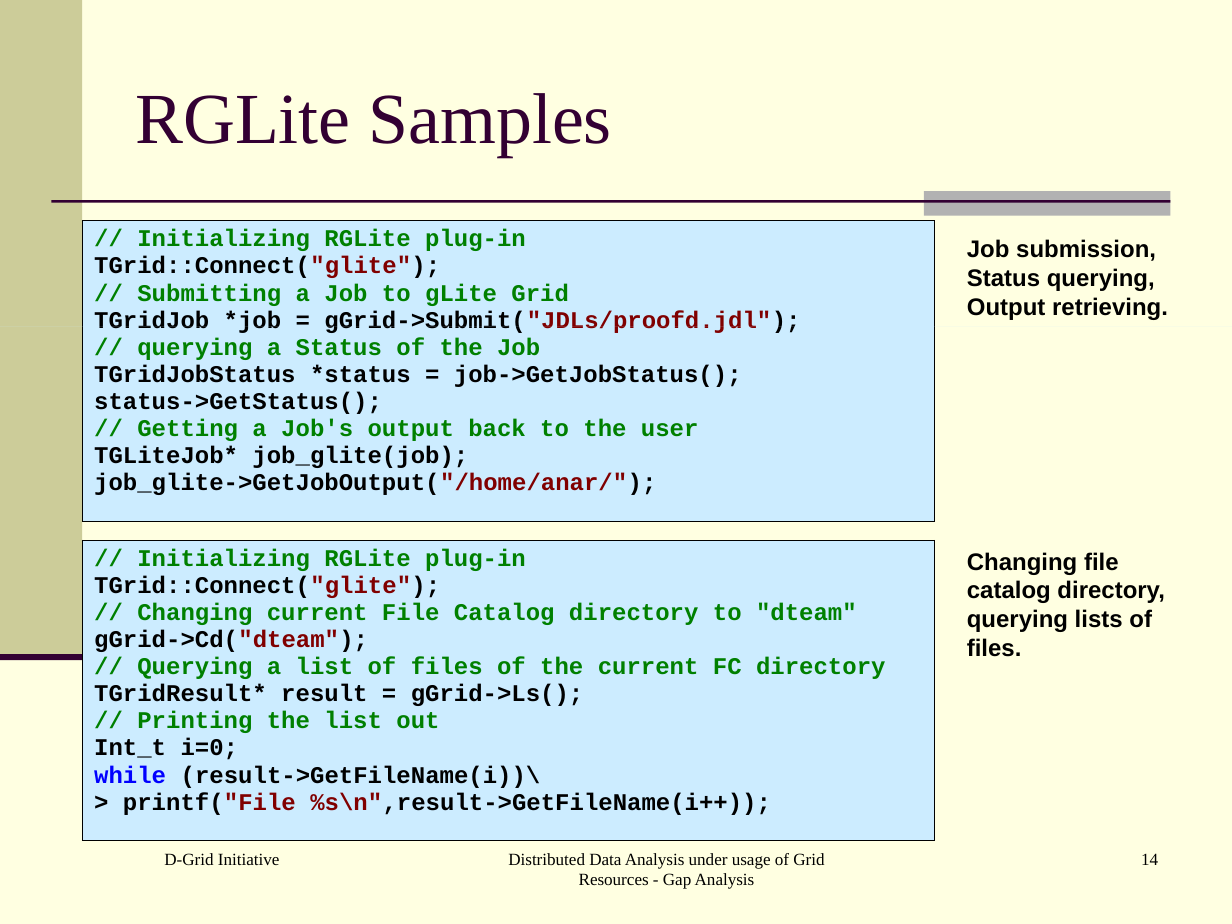
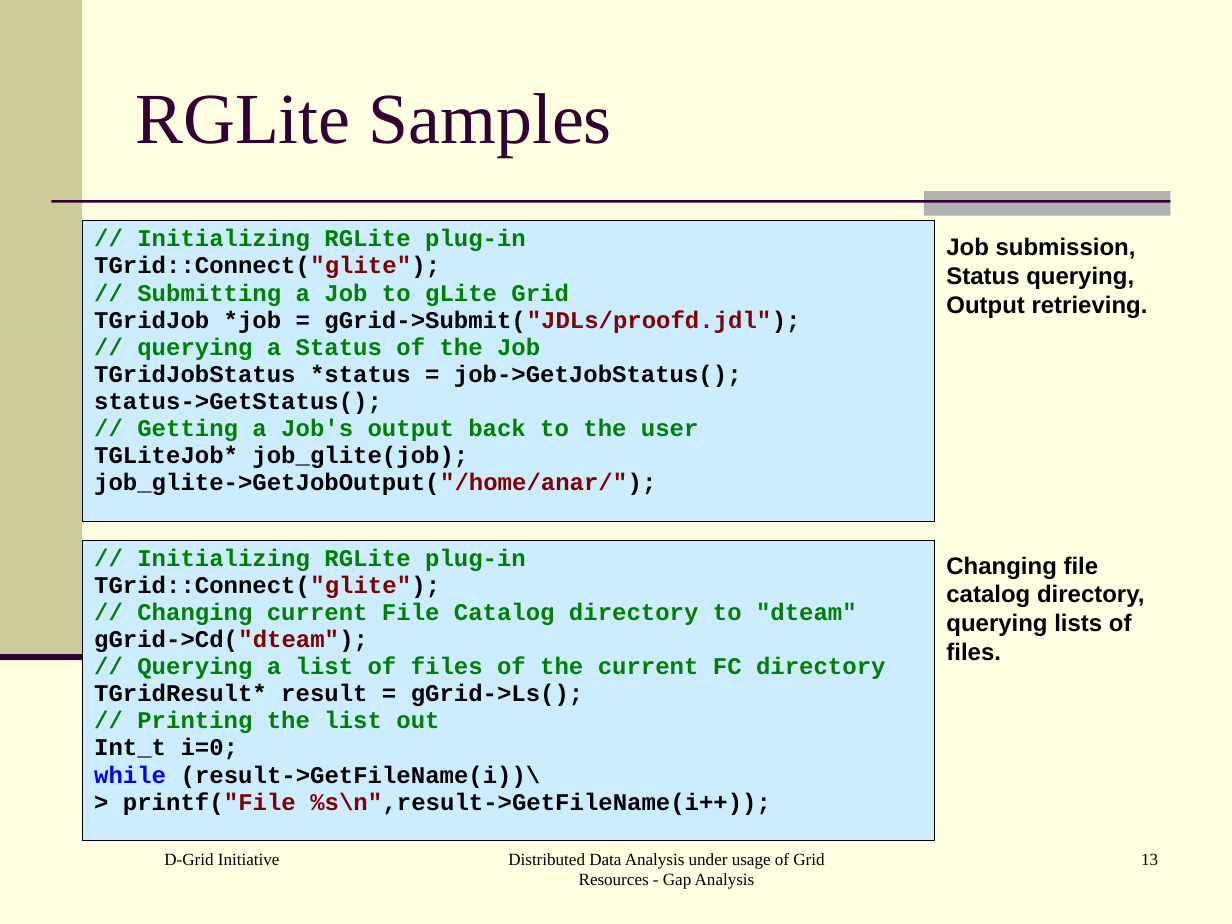
Before and after one commit to AnarManafov/PoDDocumentation, a slide deck: slide 13 of HEPCG-Workshops/2006-Nov/HEPCG-Workshops-2006-Nov.ppt (slide 14 before the commit). Drawn at 1232x924 pixels with LibreOffice and Linux fonts; fonts in the diff are those of the drawing. Boxes give left, top, right and bottom in pixels: in the first picture for what was removed or moved away, otherwise in the second. Text is boxed around its words. In the diff, an @@ line names an element or a change of style, - is before the commit and + after.

```diff
--- a/HEPCG-Workshops/2006-Nov/HEPCG-Workshops-2006-Nov.ppt
+++ b/HEPCG-Workshops/2006-Nov/HEPCG-Workshops-2006-Nov.ppt
@@ text "Job submission, Status querying, Output ...": place and size @@
-text "Job submission, Status querying, Output ..." at [967,239,1168,320]
+text "Job submission, Status querying, Output ..." at [946,237,1148,318]
@@ text "Changing file catalog directory, querying ...": place and size @@
-text "Changing file catalog directory, querying ..." at [967,552,1165,657]
+text "Changing file catalog directory, querying ..." at [946,556,1145,661]
@@ page number at [1141,853,1158,865]: text changed @@
-14
+13
```
Also in this commit, not shown: 8 other slides changed, 1 slide removed, 1 other file.
